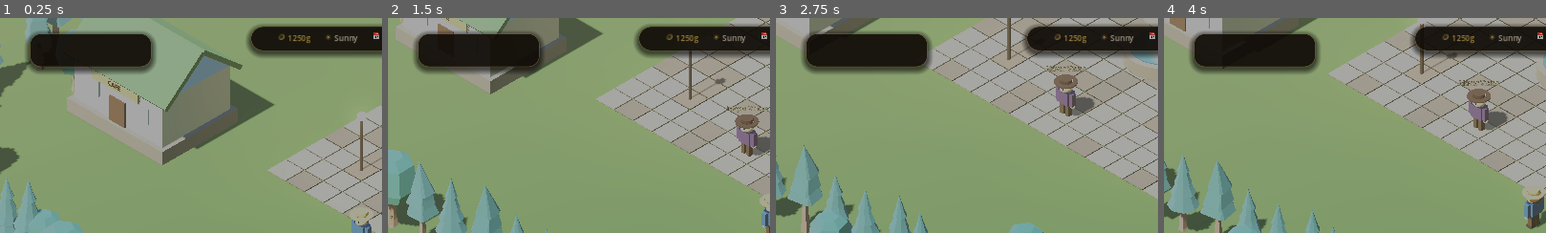
Above: before the commit, frames 1-4 (left to right).
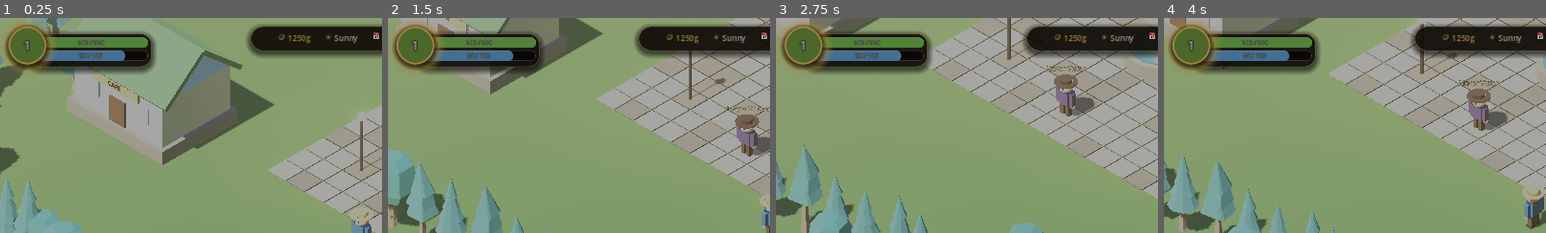
Above: after the commit, the same moments.

Repository: communityorg-discord/harvest-horizons
Game: Godot game, scene res://scenes/bootstrap.tscn
Same seed, same stepped clock (60 frames per second), same inputs: the game is played once before the commit and once after it.
Inputs (mouse positions are % of the whole screen's width and height, from its top left):
- Up to frame 1 (0.25 s): no input
- Up to frame 2 (1.5 s): move the mouse to (72, 45) at 0.52 s; hold D (move_right) 0.53-1.25 s; hold 1 (hotbar_1) 0.53-1.25 s; click (72, 45) at 0.67 s; drag from (30, 55) to (45, 70) at 1.27 s
- Up to frame 3 (2.75 s): move the mouse to (60, 28) at 2.02 s; hold D (move_right) from 2.03 s (still down); hold 3 (hotbar_3) from 2.03 s (still down)
- Up to frame 4 (4 s): release D (move_right) at 2.75 s; release 3 (hotbar_3) at 2.75 s; drag from (45, 70) to (20, 35) at 2.77 s; move the mouse to (80, 65) at 3.52 s; hold A (move_left) from 3.53 s (still down); hold 5 (hotbar_5) from 3.53 s (still down)
The pictures show only the part of the screen within x 0-50%, y 0-50%; the shares and areas given below are measured in that part.

The runs differ from the first frame. In frame 1, 4.5% of the frame differs, in the area x 1-39%, y 0-25%; in frame 2, 4.6%; in frame 3, 4.5%; in frame 4, 4.5%.
Error before the commit: Invalid call. Nonexistent function 'set_corner_radius_all' in base 'StyleBoxTexture'. (res://ui/hud.gd:244)

Commit message:
Fix: bars use StyleBoxFlat (StyleBoxTexture has no rounded corners)
Co-Authored-By: Claude Opus 4.7 <noreply@anthropic.com>

Diff:
--- a/ui/hud.gd
+++ b/ui/hud.gd
@@ -221,28 +221,26 @@
 func _bar_with_label(top: Color, bot: Color, icon: String) -> Array:
 	var wrap := Control.new()
 	wrap.custom_minimum_size = Vector2(0, 18)
-	# Background track
-	var bg := PanelContainer.new()
-	bg.set_anchors_preset(Control.PRESET_FULL_RECT)
-	var bg_sb := StyleBoxFlat.new()
-	bg_sb.bg_color = Color(0, 0, 0, 0.6)
-	bg_sb.set_corner_radius_all(9)
-	bg_sb.border_width_left = 1
-	bg_sb.border_width_right = 1
-	bg_sb.border_width_top = 1
-	bg_sb.border_width_bottom = 1
-	bg_sb.border_color = Color(1, 1, 1, 0.18)
-	bg.add_theme_stylebox_override("panel", bg_sb)
-	wrap.add_child(bg)
-	# Gradient progress bar inside the background
+	# ProgressBar with rounded background + rounded fill (StyleBoxFlat — colour
+	# is the average of the gradient endpoints we used to want).
 	var bar := ProgressBar.new()
 	bar.set_anchors_preset(Control.PRESET_FULL_RECT)
-	bar.offset_left = 1; bar.offset_right = -1; bar.offset_top = 1; bar.offset_bottom = -1
 	bar.show_percentage = false
-	var fill := StyleBoxTexture.new()
-	fill.texture = _gradient_texture(top, bot)
+	var bg := StyleBoxFlat.new()
+	bg.bg_color = Color(0, 0, 0, 0.6)
+	bg.set_corner_radius_all(9)
+	bg.border_width_left = 1
+	bg.border_width_right = 1
+	bg.border_width_top = 1
+	bg.border_width_bottom = 1
+	bg.border_color = Color(1, 1, 1, 0.18)
+	var fill := StyleBoxFlat.new()
+	fill.bg_color = top.lerp(bot, 0.4)
 	fill.set_corner_radius_all(8)
-	bar.add_theme_stylebox_override("background", StyleBoxEmpty.new())
+	# Soft inner highlight so the fill reads as glossy
+	fill.border_width_top = 1
+	fill.border_color = Color(1, 1, 1, 0.4)
+	bar.add_theme_stylebox_override("background", bg)
 	bar.add_theme_stylebox_override("fill", fill)
 	wrap.add_child(bar)
 	# Icon at left
Renamed: docs/play/index.20260501172842.apple-touch-icon.png -> docs/play/index.20260501172945.apple-touch-icon.png
Renamed: docs/play/index.20260501172842.icon.png -> docs/play/index.20260501172945.icon.png
Renamed: docs/play/index.20260501172842.png -> docs/play/index.20260501172945.png
Not shown, removed: docs/play/index.20260501172842.pck
Not shown, added: docs/play/index.20260501172945.audio.worklet.js
Not shown, added: docs/play/index.20260501172945.js
Not shown, added: docs/play/index.20260501172945.pck
Not shown, added: docs/play/index.20260501172945.wasm
Not shown, changed: docs/play/index.html
